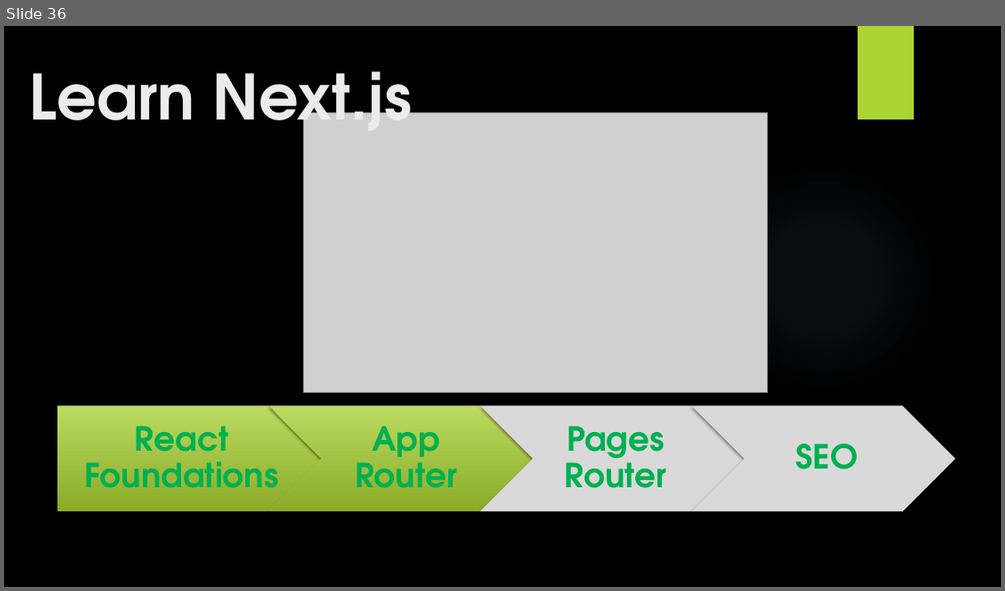
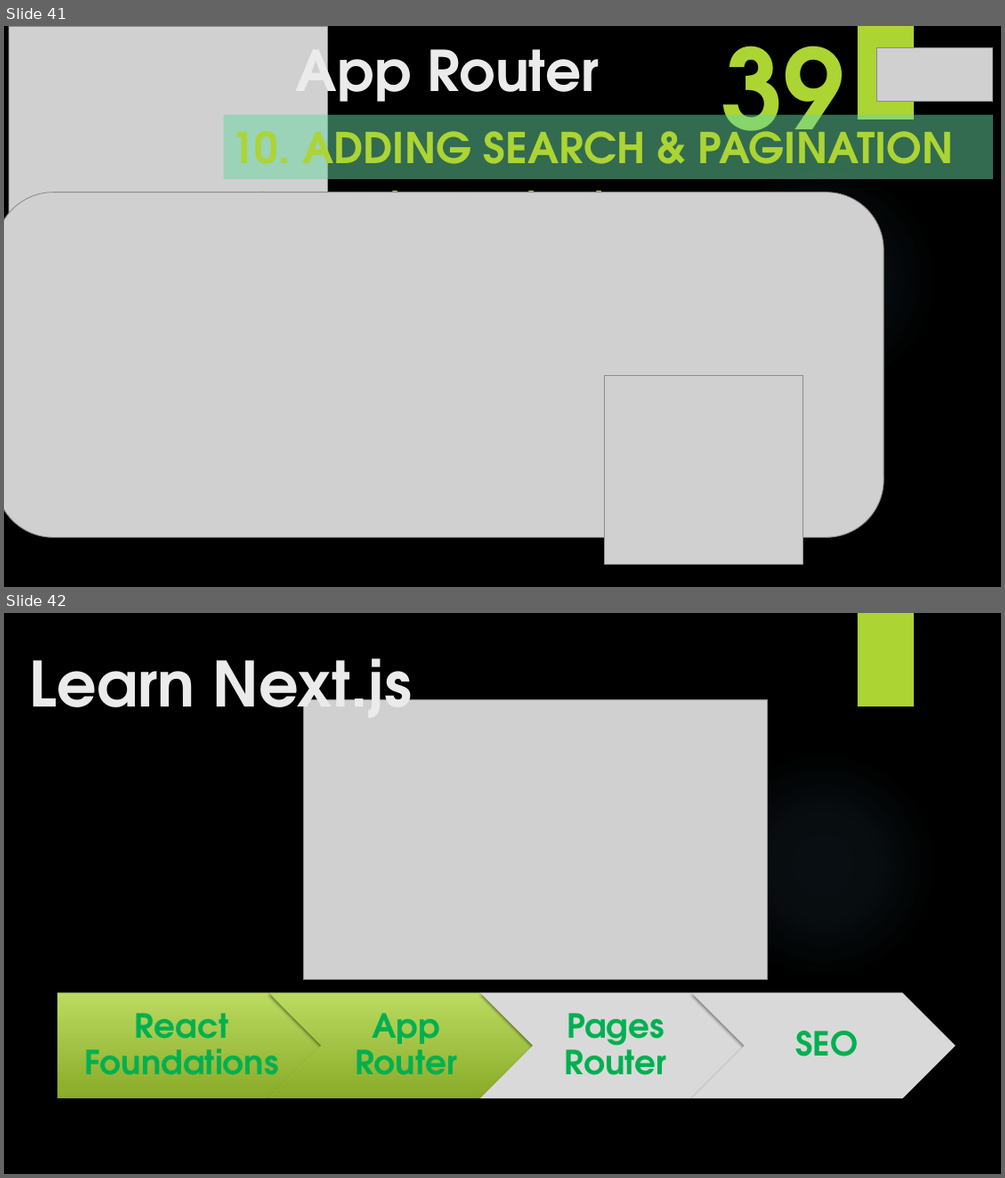
Before and after one commit to yasenstar/learn_javascript, a slide deck: learn_nextjs/2_App_Router/App_Router.pptx. Shown one above the other, each under a label of ours: slide 36 before the commit, slides 41 and 42 after it. The pictures are 1005x591 and 1005x1178 pixels, drawn with LibreOffice and Linux fonts; fonts in the diff are those of the drawing; grey boxes stand for pictures; background and template pictures are left out. Boxes give left, top, right and bottom in pixels: in the first picture for what was removed or moved away, otherwise in the second. Text is boxed around its words. In the diff, an @@ line names an element or a change of style, - is before the commit and + after.

```diff
--- a/learn_nextjs/2_App_Router/App_Router.pptx
+++ b/learn_nextjs/2_App_Router/App_Router.pptx
@@ slide 41 added at <box>4,26,1001,587</box>, background picture (left out); not listed: 2 template elements that a slide beside it also shows @@
@@ picture added at <box>8,26,327,229</box> @@
@@ title added at <box>296,30,599,114</box>, 54 pt, text #EBEBEB, bold @@
+App Router
@@ text added at <box>721,26,845,164</box>, 106.4 pt, text #ACD433, bold @@
+39
@@ picture added at <box>877,48,993,102</box> @@
@@ subtitle added at <box>224,115,994,179</box>, fill #65D6A0 at 50% opacity, 40.8 pt, text #ACD433, bold @@
+10. ADDING SEARCH & PAGINATION
@@ text added at <box>231,179,650,192</box>, 36 pt, text #ACD433, bold @@
+10.4 Adding Pagination
@@ picture added at <box>4,192,884,537</box> @@
@@ picture added at <box>605,375,802,564</box> @@
@@ what was slide 36 is now slide 42 @@
```
Also in this commit, not shown: 5 other slides added, 1 other file.
